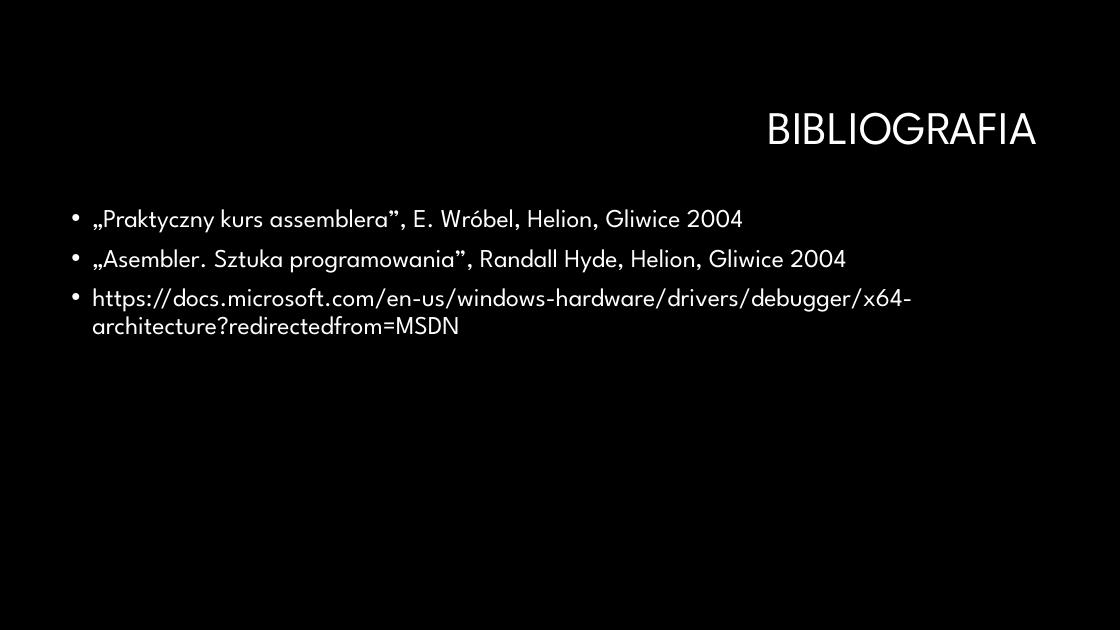
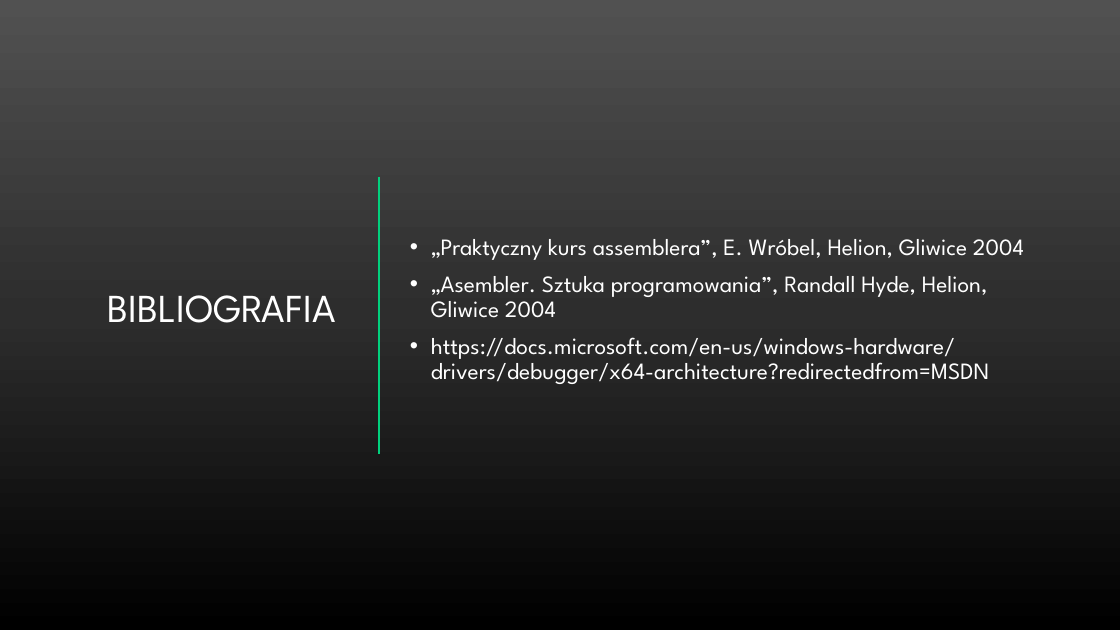
Before and after one commit to paulinaurbas/JAProjekt, a slide deck: slide 11 of Negatyw.pptx (slide 9 before the commit). Drawn at 1120x630 pixels with LibreOffice and Linux fonts; fonts in the diff are those of the drawing; background and template pictures are left out. Boxes give left, top, right and bottom in pixels: in the first picture for what was removed or moved away, otherwise in the second. Text is boxed around its words. In the diff, an @@ line names an element or a change of style, - is before the commit and + after.

```diff
--- a/Negatyw.pptx
+++ b/Negatyw.pptx
@@ background #000000 to gradient #515151 to #2E2E2E to #000000 @@
@@ title "BIBLIOGRAFIA": place and size @@
-title "BIBLIOGRAFIA" at <box>767,112,1037,145</box>
+title "BIBLIOGRAFIA" at <box>107,295,336,323</box>
@@ title "BIBLIOGRAFIA" at <box>107,295,336,323</box>: size 40 to 34 pt @@
@@ text "„Praktyczny kurs assemblera”, E. Wróbel, ...": place and size @@
-text "„Praktyczny kurs assemblera”, E. Wróbel, ..." at <box>92,209,912,335</box>
+text "„Praktyczny kurs assemblera”, E. Wróbel, ..." at <box>431,239,1024,384</box>
@@ text "„Praktyczny kurs assemblera”, E. Wróbel, ..." at <box>431,239,1024,384</box>: size 22 to 20 pt; vertical alignment top to middle @@
@@ line added from (379, 176) to (379, 454), #01D17D 1.5 pt @@
```
Also in this commit, not shown: 5 other slides changed, 2 slides added, 7 other files.
